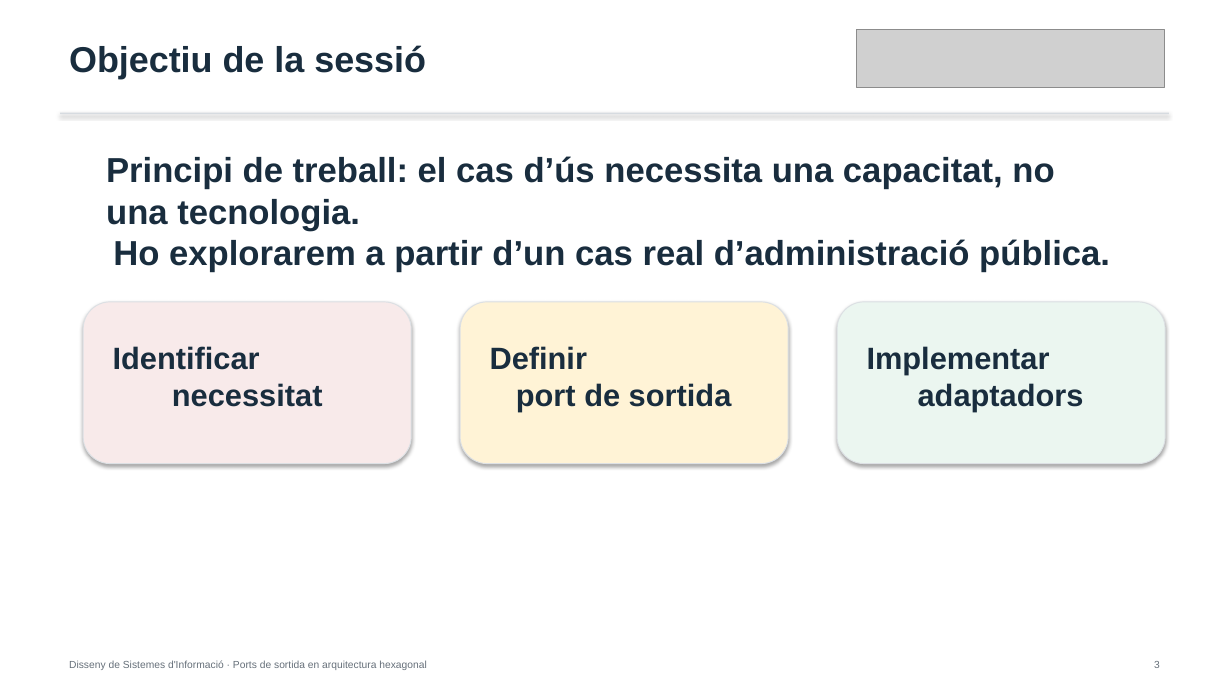
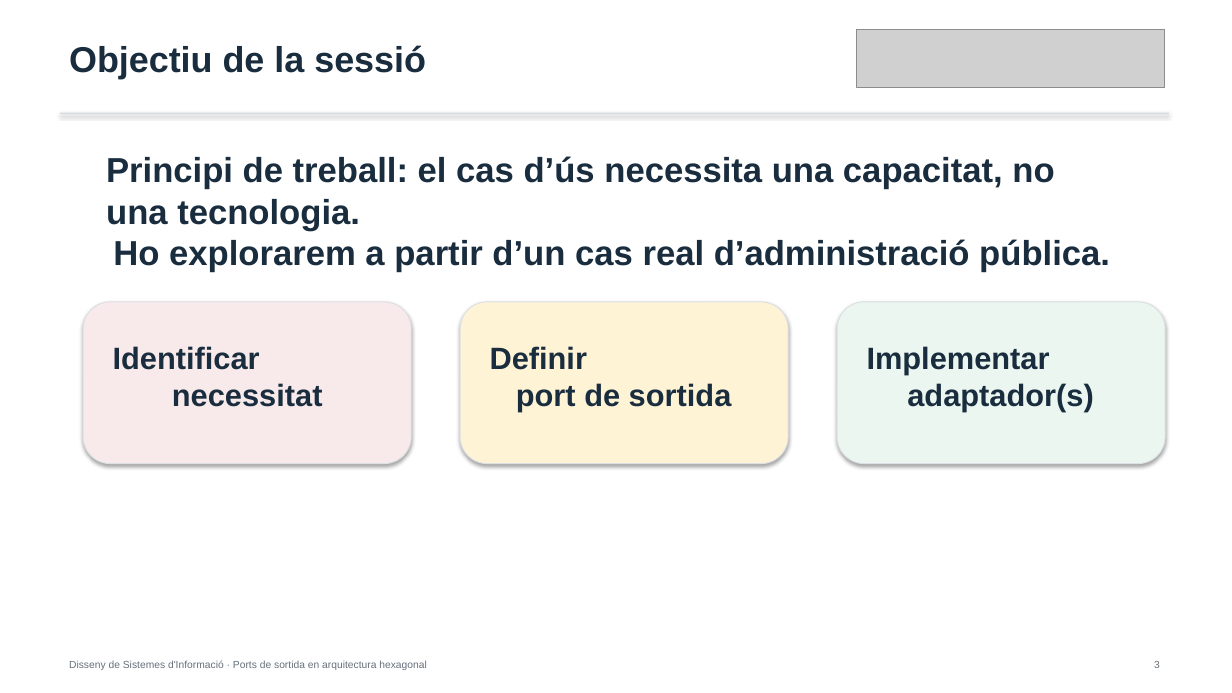
Before and after one commit to alfredorueda/HexaStock, a slide deck: slide 3 of doc/presentations/defensa-placa-permanent-dsi-ports-sortida-hexagonal/output/IMPORTANTE_MANUAL_defensa-dsi-ports-sortida-hexagonal.pptx. Drawn at 1232x693 pixels with LibreOffice and Linux fonts; fonts in the diff are those of the drawing; grey boxes stand for pictures. Boxes give left, top, right and bottom in pixels: in the first picture for what was removed or moved away, otherwise in the second. Text is boxed around its words. In the diff, an @@ line names an element or a change of style, - is before the commit and + after.

```diff
--- a/doc/presentations/defensa-placa-permanent-dsi-ports-sortida-hexagonal/output/IMPORTANTE_MANUAL_defensa-dsi-ports-sortida-hexagonal.pptx
+++ b/doc/presentations/defensa-placa-permanent-dsi-ports-sortida-hexagonal/output/IMPORTANTE_MANUAL_defensa-dsi-ports-sortida-hexagonal.pptx
@@ text at [867,346,1093,412]: text changed @@
-Implementar
-adaptadors
+Implementar
+adaptador(s)
```
Also in this commit, not shown: 1 other slide changed, 1 other file.
